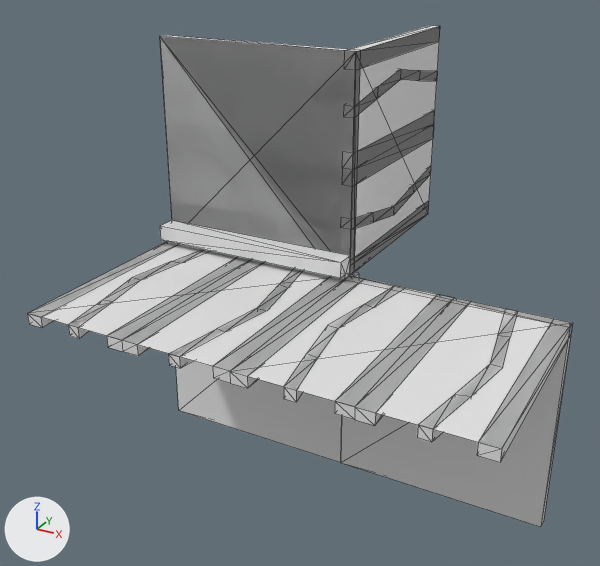
One commit to the OBJ model Data/bmc/tiles/t_203.obj: the scene before it, then after it.
The view is the same before and after, from a 50 mm lens placed at (0.745, -1.592, 0.751), pointed at (-0.097, -0.061, -0.015). Arrows for +X, +Y and +Z are at lower left; the lights stay in place. Mesh edges are drawn as thin lines. Where no turn or scale is listed for an object, it has been applied to the vertices.

The first picture shows 't_203'.
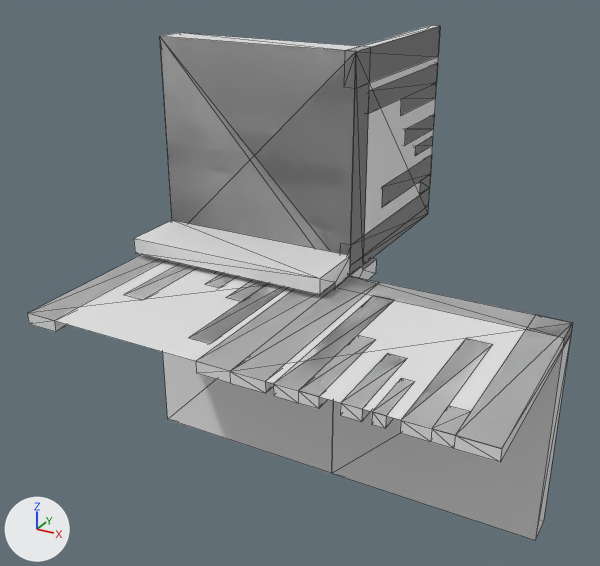
What the commit changed:
me_t_203 is used by ob_t_203; location (0.0, 0.0, 0.0).
me_t_203 had 282 vertices, 550 faces and spanned x -0.5..0.5, y -0.5..0.5, z -0.5..0.5.
me_t_203 now has 240 vertices, 452 faces and spans x -0.5..0.5, y -0.5..0.5, z -0.5..0.5.
me_t_203 part 1: a new loose piece, a box spanning x -0.025..0.0, y 0.3..0.5, z 0.237..0.277.
me_t_203 part 2: a new loose piece, a box spanning x -0.025..0.0, y 0.374..0.5, z 0.193..0.218.
me_t_203 part 3: a new loose piece, a box spanning x 0.282..0.307, y -0.5..-0.374, z -0.025..0.0.
me_t_203 part 4: a new loose piece, a box spanning x 0.223..0.263, y -0.5..-0.3, z -0.025..0.0.
me_t_203 part 5: the loose piece of 38 vertices spanning x -0.138..-0.071, y -0.5..0.5, z -0.025..0.025 is rebuilt with 25 vertices and now spans x -0.182..-0.092, y -0.429..0.429, z -0.025..0.025.
me_t_203 part 6: the loose piece of 21 vertices spanning x -0.287..-0.213, y -0.5..0.5, z -0.025..0.025 is rebuilt with 14 vertices and now spans x -0.263..-0.223, y -0.2..0.2, z -0.025..0.025.
me_t_203 part 7: the loose piece of 20 vertices spanning x -0.025..0.0, y 0.0..0.5, z 0.362..0.429 is rebuilt with 14 vertices and now spans x -0.025..0.0, y 0.071..0.5, z 0.318..0.408.
me_t_203 part 8: the loose piece of 20 vertices spanning x 0.071..0.138, y -0.5..0.0, z -0.025..0.0 is rebuilt with 14 vertices and now spans x 0.092..0.182, y -0.5..-0.071, z -0.025..0.0.
me_t_203 part 9: the loose piece of 12 vertices spanning x 0.213..0.287, y -0.5..0.0, z -0.025..0.0 is deleted.
me_t_203 part 10: the loose piece of 12 vertices spanning x -0.025..0.0, y 0.0..0.5, z 0.212..0.287 is deleted.
me_t_203 part 11: 127 vertices removed from x -0.5..0.5, y -0.5..0.5, z -0.5..0.5; 95 vertices added at x -0.5..0.5, y -0.5..0.5, z -0.5..0.5.

What differs and where, as boxes [x1, y1, x2, y2] in the pictures (600 x 566 px; the box of a moved part takes in the faces that stretch with it):
't_203', reshaped
    before: [27, 26, 573, 527]
    after: [27, 26, 573, 540]
part 1 of me_t_203, added
    after: [405, 114, 435, 145]
part 2 of me_t_203, added
    after: [415, 137, 433, 156]
part 3 of me_t_203, added
    after: [372, 378, 414, 429]
part 4 of me_t_203, added
    after: [340, 354, 405, 422]
part 5 of me_t_203, rebuilt
    before: [169, 269, 302, 368]
    after: [189, 280, 288, 343]
part 6 of me_t_203, rebuilt
    before: [107, 257, 263, 356]
    after: [206, 273, 237, 288]
part 7 of me_t_203, rebuilt
    before: [343, 69, 437, 118]
    after: [368, 63, 438, 114]
part 8 of me_t_203, rebuilt
    before: [284, 286, 404, 402]
    after: [273, 296, 393, 409]
part 9 of me_t_203, deleted
    before: [335, 295, 471, 425]
part 10 of me_t_203, deleted
    before: [342, 111, 435, 186]
part 11 of me_t_203, moved or reshaped
    before: [27, 26, 573, 527]
    after: [27, 26, 573, 540]
